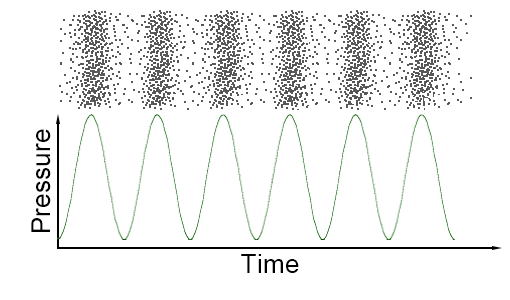
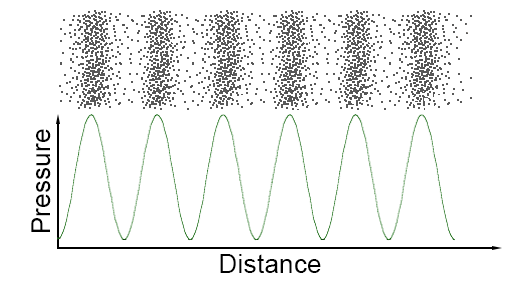
Layer changes from the first 510 × 300 image to the second:
renamed "Time" to "Distance", painted on it over (220, 254, 321, 273)
